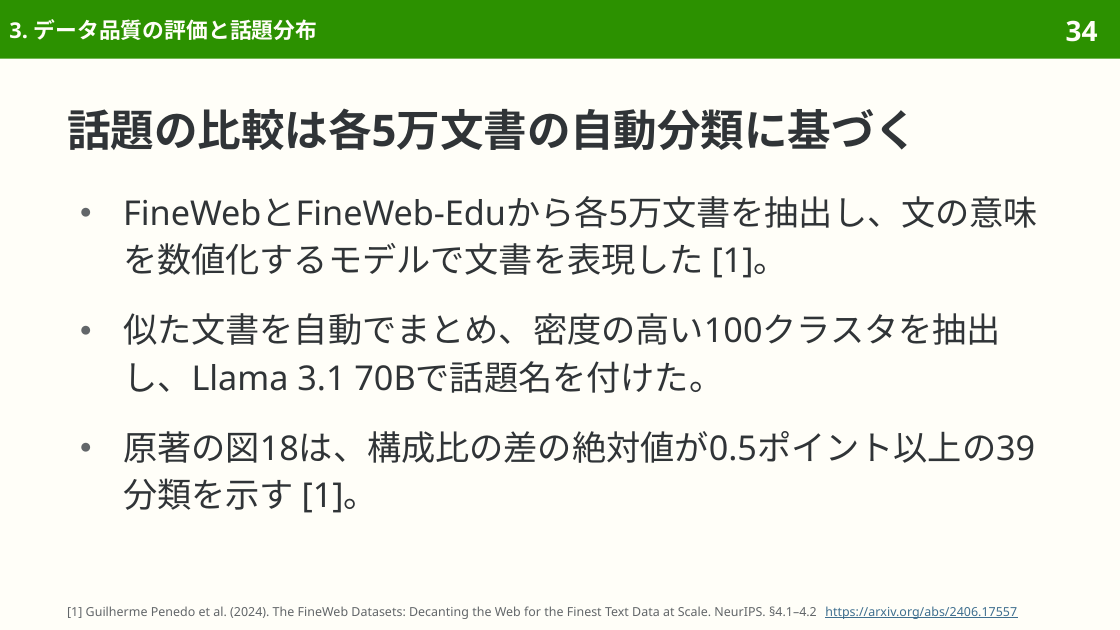
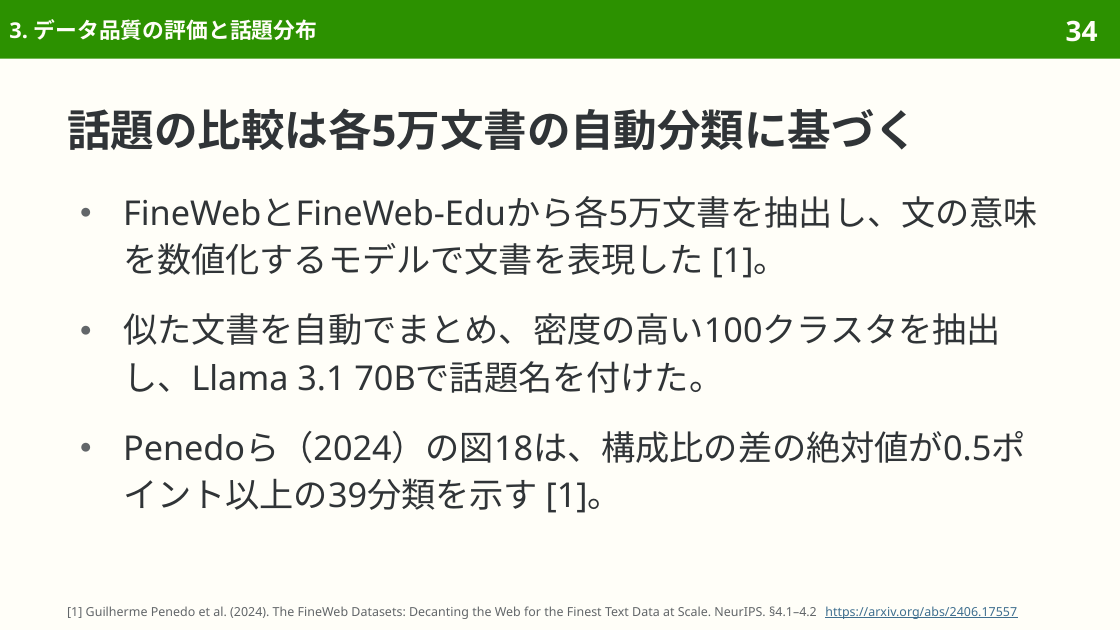
Before and after one commit to sasakiy84/datasets-in-10-minutes, a slide deck: slide 34 of slides/datasets-in-10-minutes-fineweb.pptx. Drawn at 1120x630 pixels with LibreOffice and Linux fonts; fonts in the diff are those of the drawing. Boxes give left, top, right and bottom in pixels: in the first picture for what was removed or moved away, otherwise in the second. Text is boxed around its words. In the diff, an @@ line names an element or a change of style, - is before the commit and + after.

Commit message:
slides(fineweb): refine Japanese wording and pair translations

```diff
--- a/slides/datasets-in-10-minutes-fineweb.pptx
+++ b/slides/datasets-in-10-minutes-fineweb.pptx
@@ text at box(123, 431, 1025, 513): text changed @@
-● 原著の図18は、構成比の差の絶対値が0.5ポイント以上の39分類を示す [1]。
+● Penedoら（2024）の図18は、構成比の差の絶対値が0.5ポイント以上の39分類を示す [1]。
```
Also in this commit, not shown: 22 other slides changed, 3 other files.
